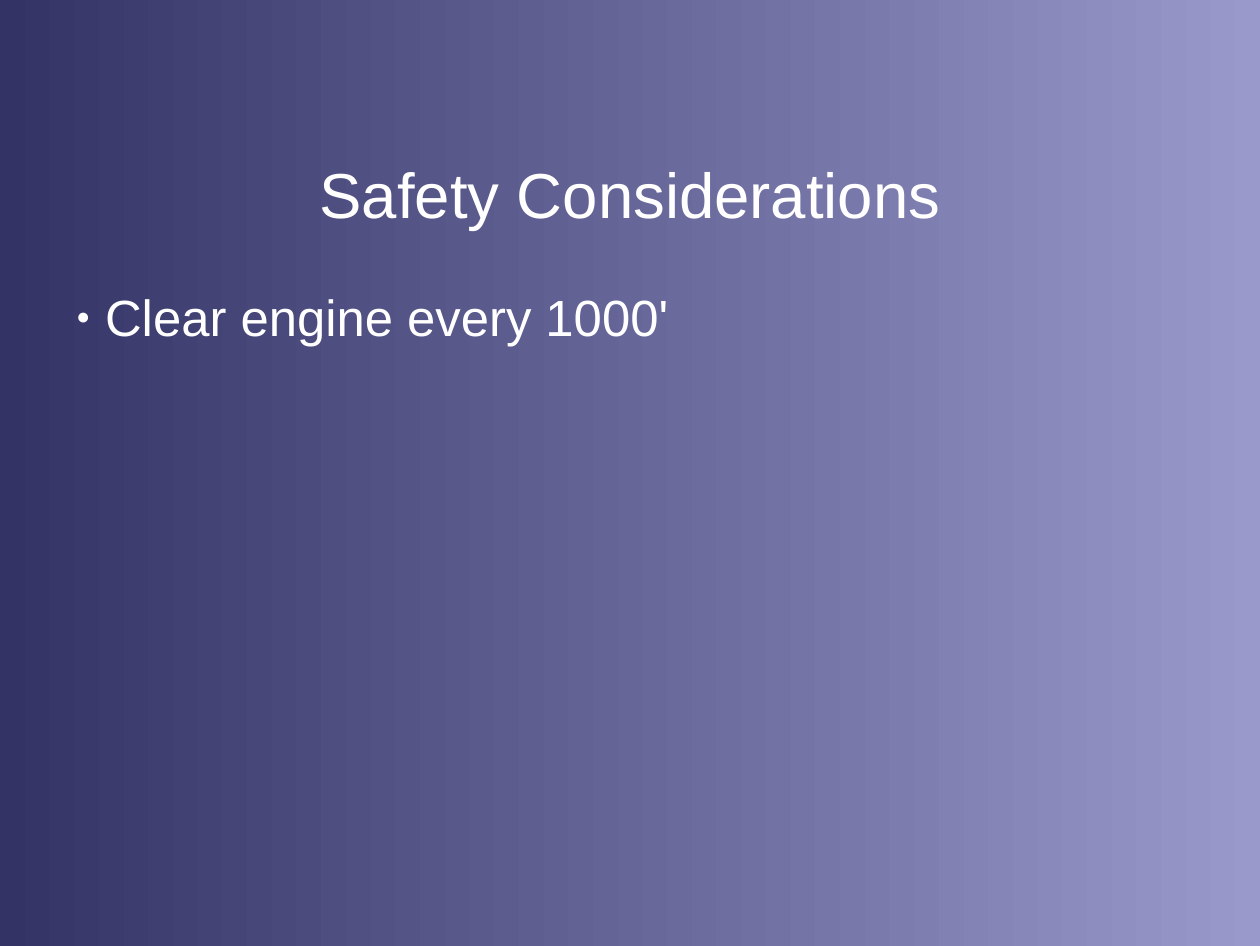
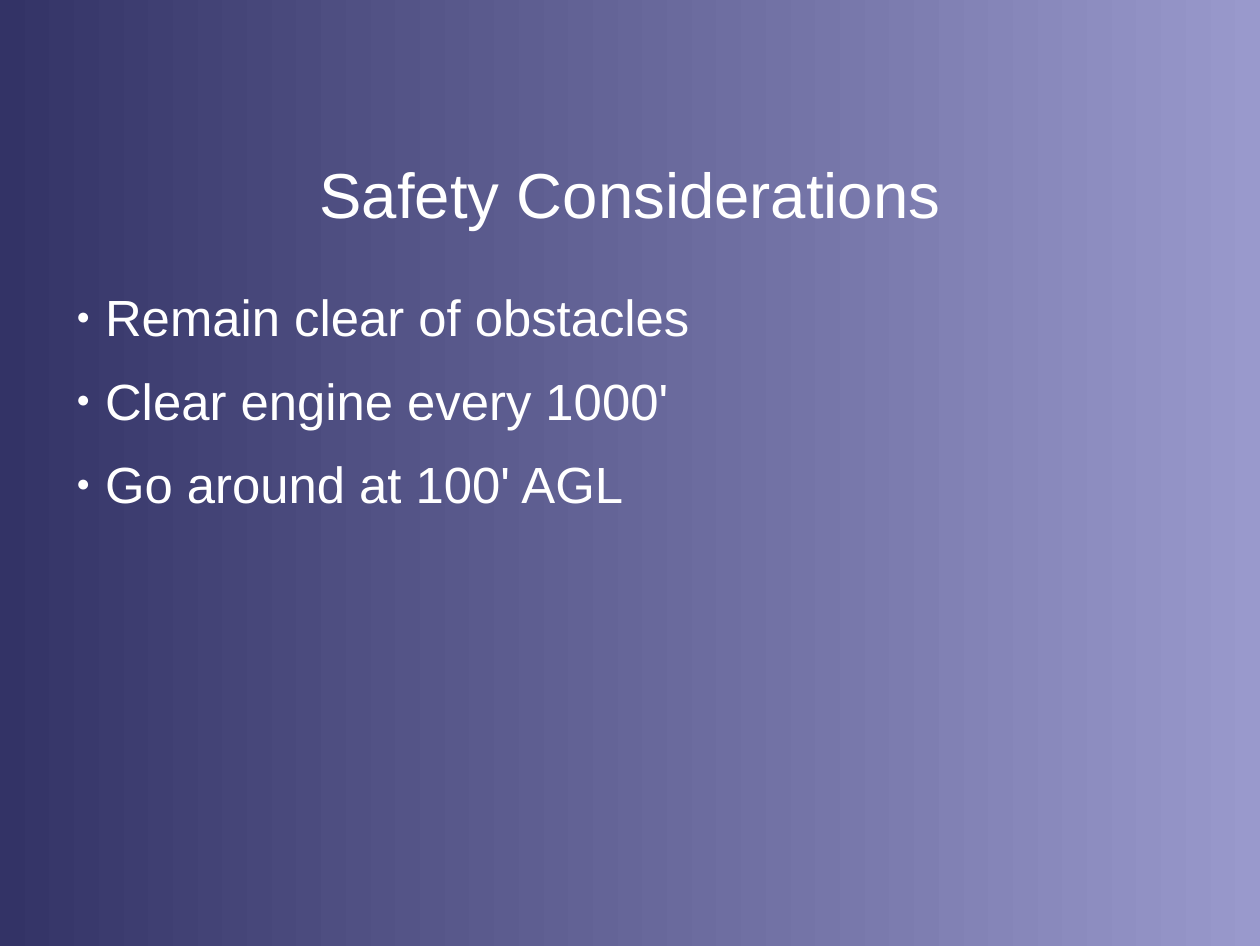
Before and after one commit to stephanheinemann/flight, a slide deck: slide 14 of FI/ForcedLanding/ForcedLanding.odp (slide 13 before the commit). Drawn at 1260x946 pixels with LibreOffice and Linux fonts; fonts in the diff are those of the drawing; background and template pictures are left out. Boxes give left, top, right and bottom in pixels: in the first picture for what was removed or moved away, otherwise in the second. Text is boxed around its words. In the diff, an @@ line names an element or a change of style, - is before the commit and + after.

```diff
--- a/FI/ForcedLanding/ForcedLanding.odp
+++ b/FI/ForcedLanding/ForcedLanding.odp
@@ text at <box>105,299,690,337</box>: paragraph added @@
+● Remain clear of obstacles
@@ text at <box>105,466,623,504</box>: paragraph added @@
+● Go around at 100' AGL
```
Also in this commit, not shown: 9 other slides changed, 2 slides added, 7 slides removed, 7 other files.
